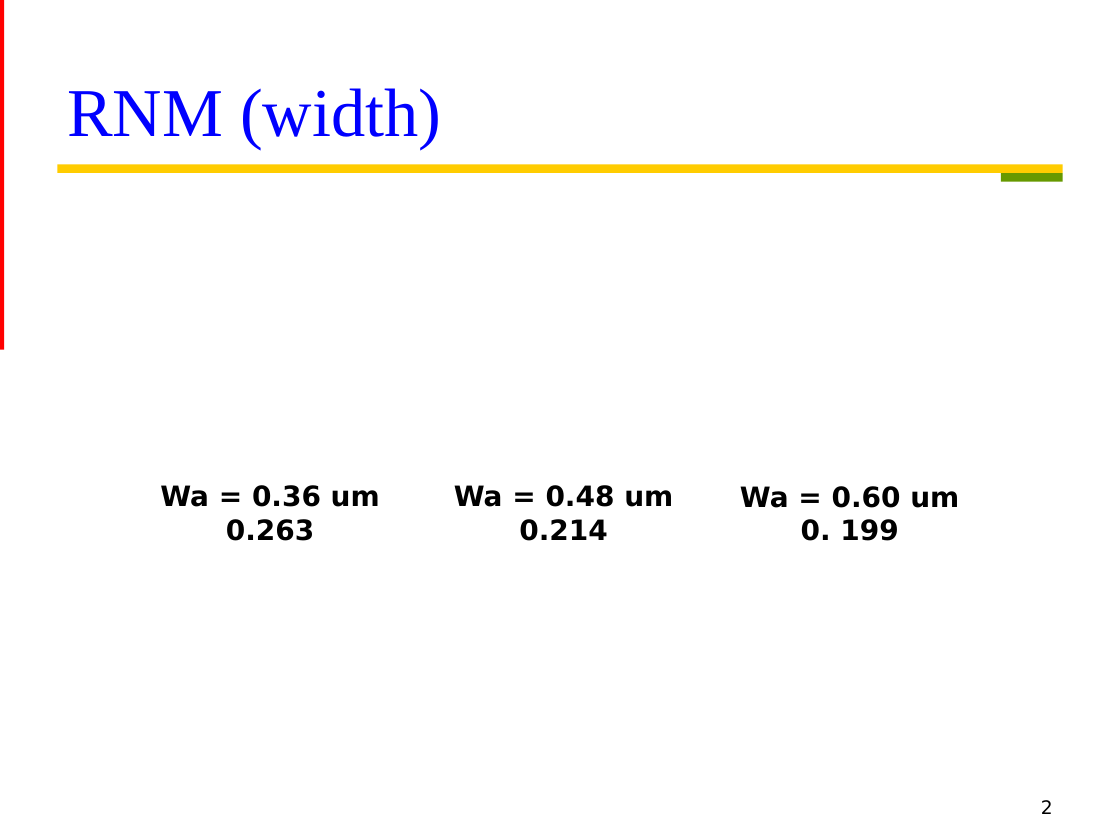
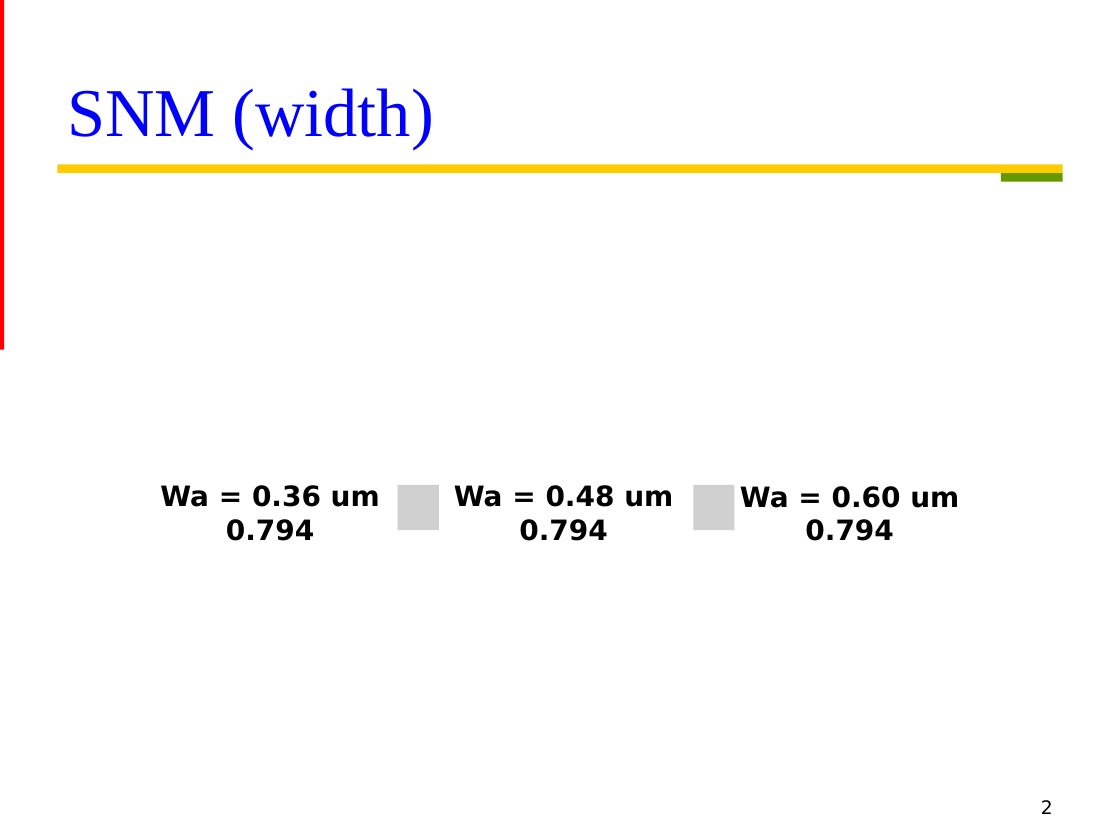
Before and after one commit to Oniontow/TTLiu_Project, a slide deck: slide 2 of andfa/FAND.pptx. Drawn at 1120x840 pixels with LibreOffice and Linux fonts; fonts in the diff are those of the drawing; grey boxes stand for pictures. Boxes give left, top, right and bottom in pixels: in the first picture for what was removed or moved away, otherwise in the second. Text is boxed around its words. In the diff, an @@ line names an element or a change of style, - is before the commit and + after.

```diff
--- a/andfa/FAND.pptx
+++ b/andfa/FAND.pptx
@@ title at (x1=67, y1=88, x2=434, y2=150): text changed @@
-RNM (width)
+SNM (width)
@@ picture added at (x1=398, y1=485, x2=439, y2=530) @@
@@ picture added at (x1=693, y1=485, x2=735, y2=530) @@
@@ text at (x1=226, y1=519, x2=314, y2=541): text changed @@
-0.263
+0.794
@@ text at (x1=519, y1=519, x2=607, y2=541): text changed @@
-0.214
+0.794
@@ text at (x1=805, y1=519, x2=893, y2=541): text changed @@
-0. 199
+0.794
```
Also in this commit, not shown: 1 other slide changed, 1 slide added, 20 other files.
